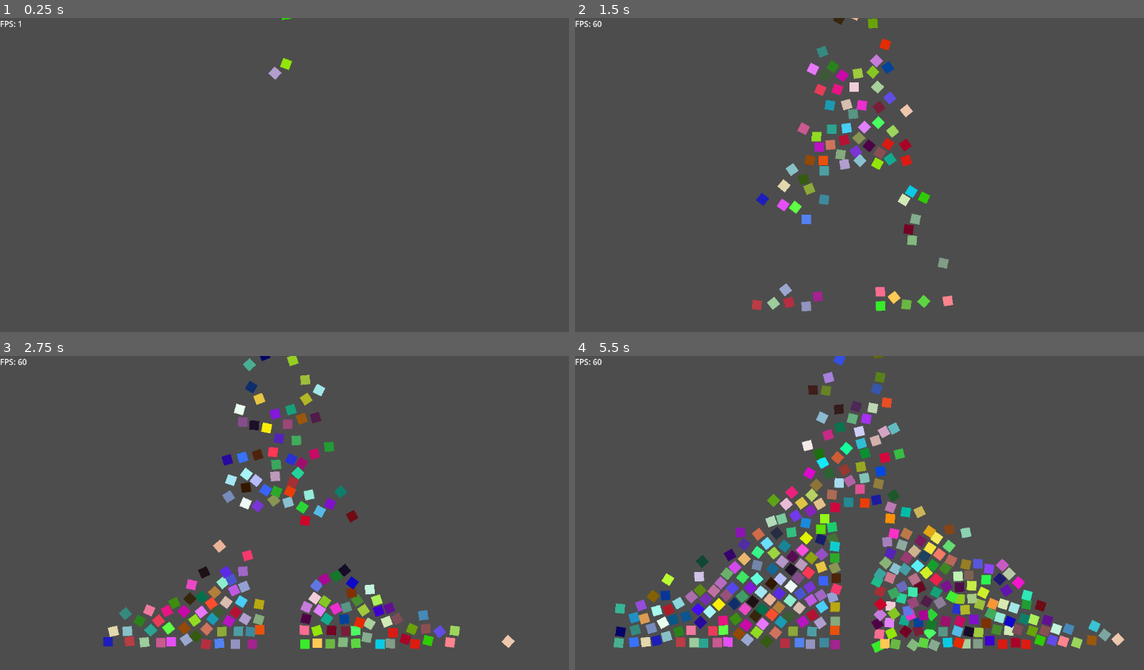
Above: before the commit, frames 1-4 (two rows, left to right).
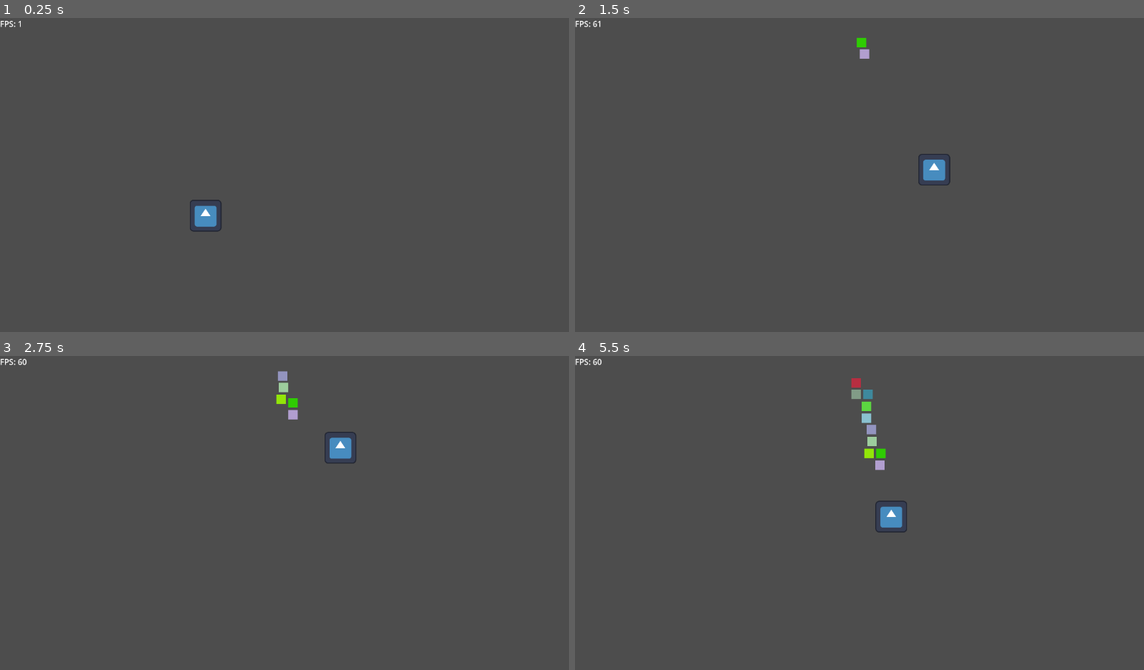
Above: after the commit, the same moments.

Repository: Joelnicolass/physics_server_performance
Game: Godot game, scene res://map.tscn
Two runs of this game, one before a commit and one after it. Both use one fixed random seed, a clock stepped at 60 frames per second and the inputs below. The engine's default icon, where the game draws it, is replaced by a stand-in: a white triangle on a blue panel in a dark square.
Inputs (mouse positions are in pixels of both pictures, inside the frame that each line leads up to):
- Up to frame 1 (0.25 s): no input
- Up to frame 2 (1.5 s): move the mouse to (984, 162) at 0.52 s; move the mouse to (745, 193) at 1.27 s
- Up to frame 3 (2.75 s): move the mouse to (341, 447) at 2.02 s
- Up to frame 4 (5.5 s): move the mouse to (831, 582) at 2.77 s; move the mouse to (1035, 563) at 3.52 s; move the mouse to (688, 469) at 4.27 s; move the mouse to (887, 516) at 5.02 s

The runs differ from the first frame. In frame 1, 0.5% of the frame differs, in the area x 33-52%, y 0-69%; in frame 2, 4.5%; in frame 3, 8.5%; in frame 4, 17%, in the area x 6-97%, y 0-95%.

Commit message:
feat: añadir player y seguimiento a enemigos

Diff:
--- a/entity.gd
+++ b/entity.gd
@@ -5,6 +5,10 @@
 var shape: RID;
 
 @onready var color_rect: ColorRect = $ColorRect
+
+@export var SPEED: float = 40.0
+var can_move: bool = true
+var target: Node2D
 
 func _ready():
     # Physics Server initialization
@@ -26,11 +30,27 @@
     var trans := Transform2D(0, global_position)
     ps.body_set_state(object, PhysicsServer2D.BODY_STATE_TRANSFORM, trans)
 
+    # Set the body mode to Rigid
+    ps.body_set_mode(object, PhysicsServer2D.BODY_MODE_RIGID_LINEAR)
+    ps.body_set_param(object, PhysicsServer2D.BODY_PARAM_GRAVITY_SCALE, 0.0)
+
+    target = get_tree().current_scene.get_node("Player")
+
     await get_tree().create_timer(0.2).timeout
     color_rect.color = Color(randf(), randf(), randf())
     color_rect.visible = true
 
 func _physics_process(_delta):
+    if can_move:
+        # Move the body towards the target
+        # Check if the target is set
+        if target == null: return
+        var dir: Vector2 = global_position.direction_to(target.position).normalized()
+        PhysicsServer2D.body_set_state(object, PhysicsServer2D.BODY_STATE_LINEAR_VELOCITY, dir * SPEED)
+    else:
+        # Stop the body
+        PhysicsServer2D.body_set_state(object, PhysicsServer2D.BODY_STATE_LINEAR_VELOCITY, Vector2.ZERO)
+
     # Update the position of the body
     var trans: Transform2D = PhysicsServer2D.body_get_state(object, PhysicsServer2D.BODY_STATE_TRANSFORM)
     global_transform = trans
--- a/map.tscn
+++ b/map.tscn
@@ -1,6 +1,7 @@
-[gd_scene load_steps=8 format=3 uid="uid://bnaapuhpxx7s5"]
+[gd_scene load_steps=9 format=3 uid="uid://bnaapuhpxx7s5"]
 
 [ext_resource type="PackedScene" uid="uid://bodw3ts72pxht" path="res://entity.tscn" id="1_c7s6e"]
+[ext_resource type="PackedScene" uid="uid://bh6k3vuycu1i2" path="res://player.tscn" id="1_p5pve"]
 [ext_resource type="PackedScene" uid="uid://bjc2n43fs55as" path="res://spawner.tscn" id="1_wijl4"]
 [ext_resource type="Script" uid="uid://m3blcfkr02wd" path="res://fps.gd" id="3_e0an3"]
 
@@ -18,10 +19,14 @@
 
 [node name="Map" type="Node2D"]
 
+[node name="Player" parent="." instance=ExtResource("1_p5pve")]
+position = Vector2(300, 451)
+SPEED = 500.0
+
 [node name="Spawner" parent="." instance=ExtResource("1_wijl4")]
 position = Vector2(563, 36)
 max_spawn = 1000
-spawn_interval = 0.005
+spawn_interval = 0.5
 spawn_item = ExtResource("1_c7s6e")
 
 [node name="StaticBody2D" type="StaticBody2D" parent="."]
--- /dev/null
+++ b/player.gd
@@ -0,0 +1,7 @@
+extends Node2D
+
+@export var SPEED: float = 50.0
+
+func _physics_process(delta):
+    var dir: Vector2 = global_position.direction_to(get_global_mouse_position()).normalized()
+    global_position += dir * SPEED * delta
--- /dev/null
+++ b/player.tscn
@@ -0,0 +1,11 @@
+[gd_scene load_steps=3 format=3 uid="uid://bh6k3vuycu1i2"]
+
+[ext_resource type="Script" uid="uid://8wan6q4cy6a7" path="res://player.gd" id="1_onrkg"]
+[ext_resource type="Texture2D" uid="uid://dxl83tlnmo12t" path="res://icon.svg" id="2_i3pqv"]
+
+[node name="Player" type="Node2D"]
+script = ExtResource("1_onrkg")
+
+[node name="Icon" type="Sprite2D" parent="."]
+scale = Vector2(0.5, 0.5)
+texture = ExtResource("2_i3pqv")
Not shown, added: player.gd.uid
